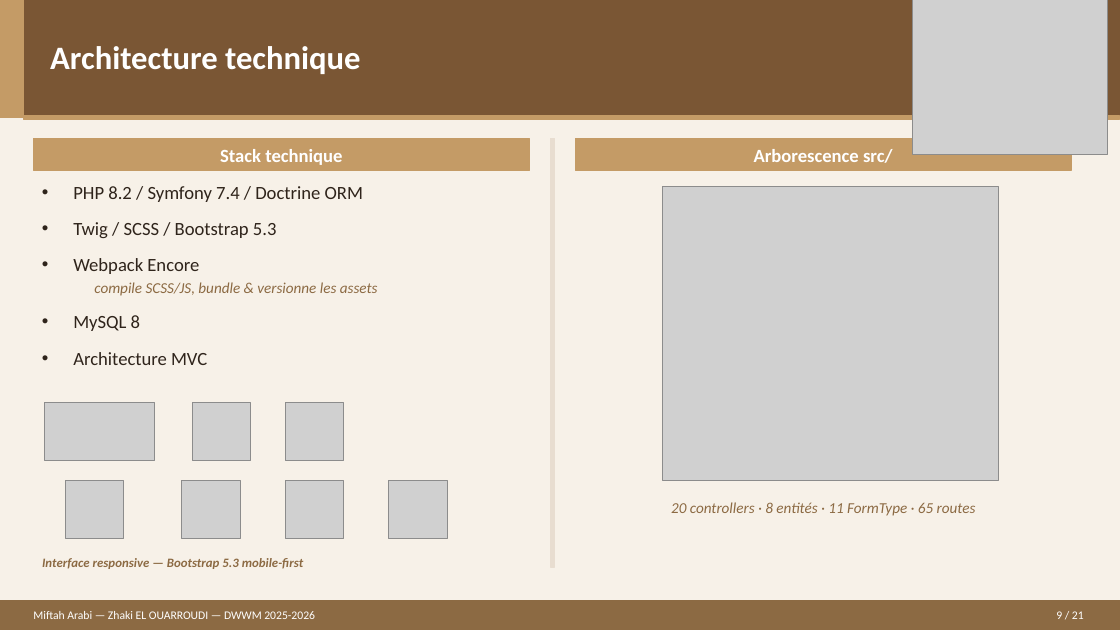
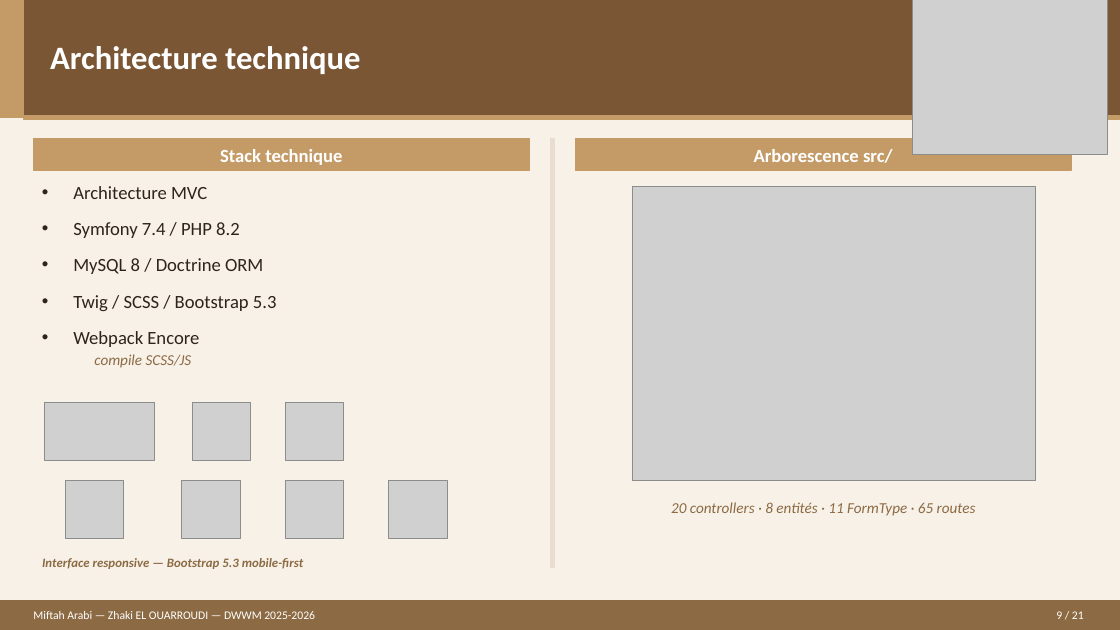
Before and after one commit to E-Zhaki/LIVRABLES-DWWM, a slide deck: slide 9 of SUPPORT DE PRESENTATION.pptx. Drawn at 1120x630 pixels with LibreOffice and Linux fonts; fonts in the diff are those of the drawing; grey boxes stand for pictures. Boxes give left, top, right and bottom in pixels: in the first picture for what was removed or moved away, otherwise in the second. Text is boxed around its words. In the diff, an @@ line names an element or a change of style, - is before the commit and + after.

```diff
--- a/SUPPORT DE PRESENTATION.pptx
+++ b/SUPPORT DE PRESENTATION.pptx
@@ text at (x1=73, y1=186, x2=263, y2=274): text changed @@
-• PHP 8.2 / Symfony 7.4 / Doctrine ORM
+• Architecture MVC
+• Symfony 7.4 / PHP 8.2
+• MySQL 8 / Doctrine ORM
@@ picture resized from (x1=663, y1=187, x2=998, y2=480) to (x1=633, y1=187, x2=1036, y2=481) @@
@@ text at (x1=94, y1=354, x2=192, y2=368): text changed @@
-compile SCSS/JS, bundle & versionne les assets
-• MySQL 8
-• Architecture MVC
+compile SCSS/JS
```
Also in this commit, not shown: 8 other slides changed.
